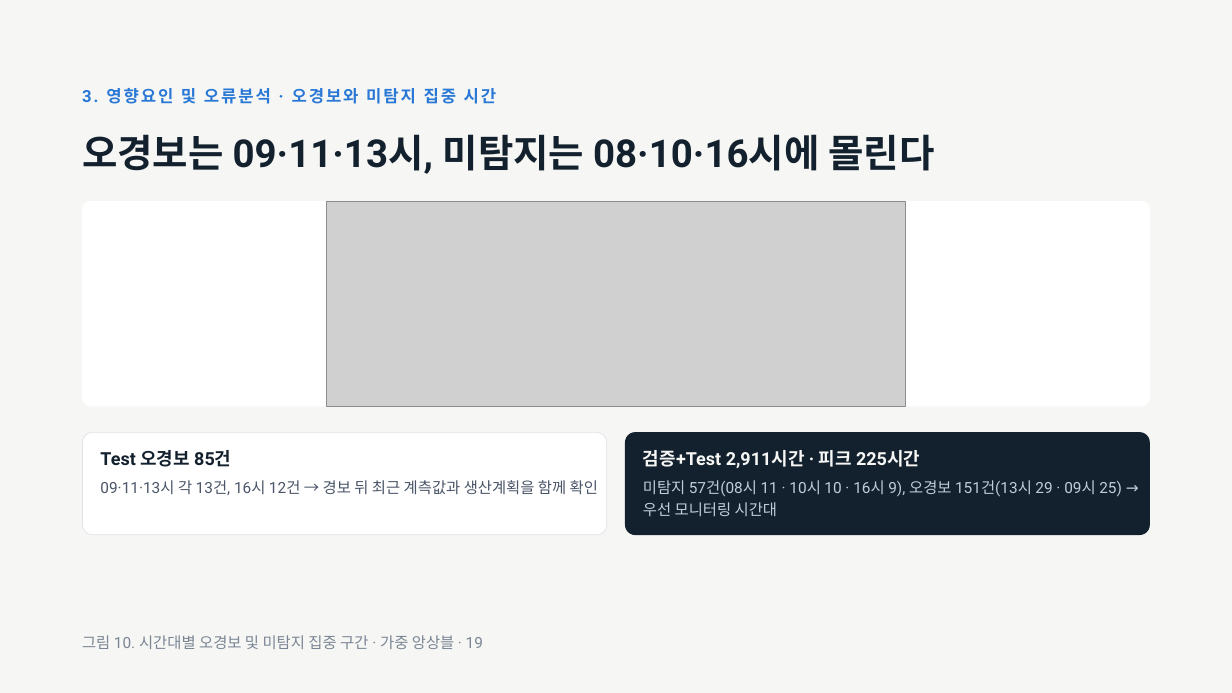
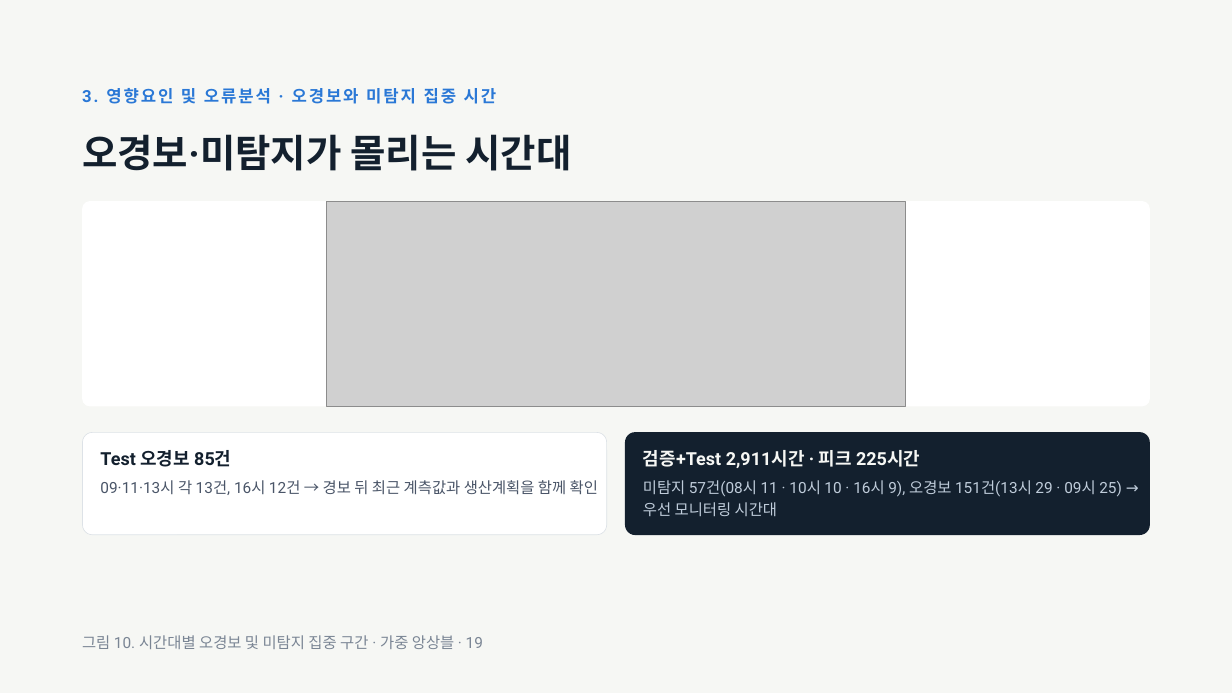
Before and after one commit to jgi0117/KAMP-Competition, a slide deck: slide 19 of docs/presentation/OKM 전력 피크 예측 발표.pptx. Drawn at 1232x693 pixels with LibreOffice and Linux fonts; fonts in the diff are those of the drawing; grey boxes stand for pictures. Boxes give left, top, right and bottom in pixels: in the first picture for what was removed or moved away, otherwise in the second. Text is boxed around its words. In the diff, an @@ line names an element or a change of style, - is before the commit and + after.

```diff
--- a/docs/presentation/OKM 전력 피크 예측 발표.pptx
+++ b/docs/presentation/OKM 전력 피크 예측 발표.pptx
@@ title at (82, 134, 571, 171): text changed @@
-오경보는 09·11·13시, 미탐지는 08·10·16시에 몰린다
+오경보·미탐지가 몰리는 시간대
```
Also in this commit, not shown: 12 other slides changed.
